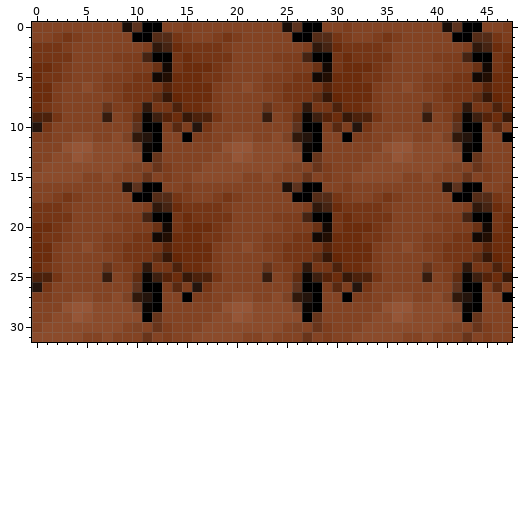
Edited in one commit: pixel-art sprite (Assets/Resources/Textures/coal.png). That is the earlier state.
The file is 48x32 pixels. Colours within 5 levels of each other are drawn and written as one.
Once edited:
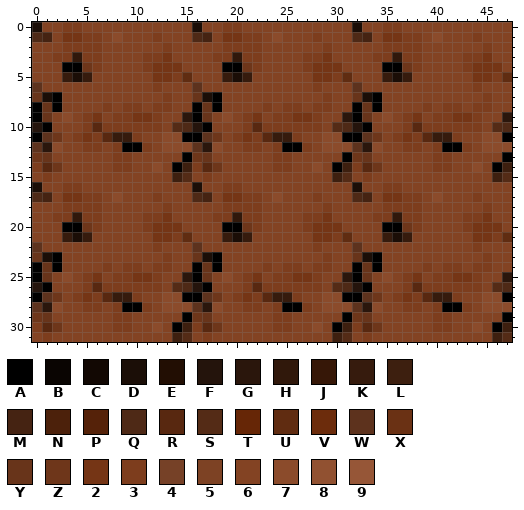
Palette (. is transparent): A #000000  B #0a0502  C #120803  D #1b0e07  E #220e03  F #24140c  G #2a160c  H #30180b  J #361707  K #361b0d  L #3d1f0f  M #452312  N #4c210b  P #552209  Q #4e2916  R #582810  S #542b16  T #662606  U #602c11  V #6c2c0c  W #5d321d  X #6a3114  Y #68341a  Z #6e361a  2 #753515  3 #7d3d1d  4 #764127  5 #7d4224  6 #834323  7 #8b4b2b  8 #915131  9 #965637
What changed:
Changed rows in their new state; - is an unchanged pixel.
first column x 0:
 0 D--33----6666--6D--33----6666--6D--33----6666--6
 1 QM6-233-7-663666QM6-233-7-663666QM6-233-7-663666
 2 666-333----66366666-333----66366666-333----66366
 3 6633H33-666332666633H33-666332666633H33-66633266
 4 666AAZ3--66-22-6666AAZ3--66-22-6666AAZ3--66-22-6
 5 666KDK-66666223U666KDK-66666223U666KDK-66666223U
 6 W66--6-666663666W66--6-666663666W66--6-666663666
 7 YDA-----66666366YDA-----66666366YDA-----66666366
 8 AYA----36-363366AYA----36-363366AYA----36-363366
 9 AY67-3263-22366GAY67-3263-22366GAY67-3263-22366G
10 -A---3R3333336SQ-A---3R3333336SQ-A---3R3333336SQ
11 AWZ-323RKK36677-AWZ-323RKK36677-AWZ-323RKK36677-
12 WG7663363AA36777WG7663363AA36777WG7663363AA36777
13 ZY66666633666--AZY66666633666--AZY66666633666--A
14 3RZ66666336-76AL3RZ66666336-76AL3RZ66666336-76AL
15 63666--6---6-6LS63666--6---6-6LS63666--6---6-6LS
16 D--33----6666--6D--33----6666--6D--33----6666--6
17 QM6-233-7-663666QM6-233-7-663666QM6-233-7-663666
18 666-333----66366666-333----66366666-333----66366
19 6633H33-666332666633H33-666332666633H33-66633266
20 666AAZ3--66-22-6666AAZ3--66-22-6666AAZ3--66-22-6
21 666KDK-66666223U666KDK-66666223U666KDK-66666223U
22 W66--6-666663666W66--6-666663666W66--6-666663666
23 YDA-----66666366YDA-----66666366YDA-----66666366
24 AYA----36-363366AYA----36-363366AYA----36-363366
25 AY67-3263-22366GAY67-3263-22366GAY67-3263-22366G
26 -A---3R3333336SQ-A---3R3333336SQ-A---3R3333336SQ
27 AWZ-323RKK36677-AWZ-323RKK36677-AWZ-323RKK36677-
28 WG7663363AA36777WG7663363AA36777WG7663363AA36777
29 ZY66666633666--AZY66666633666--AZY66666633666--A
30 3RZ66666336-76AL3RZ66666336-76AL3RZ66666336-76AL
31 63666--6---6-6LS63666--6---6-6LS63666--6---6-6LS
Where, in picture pixels (left, top, right, bottom), the same in both pictures:
changed: (32, 22, 512, 342)
